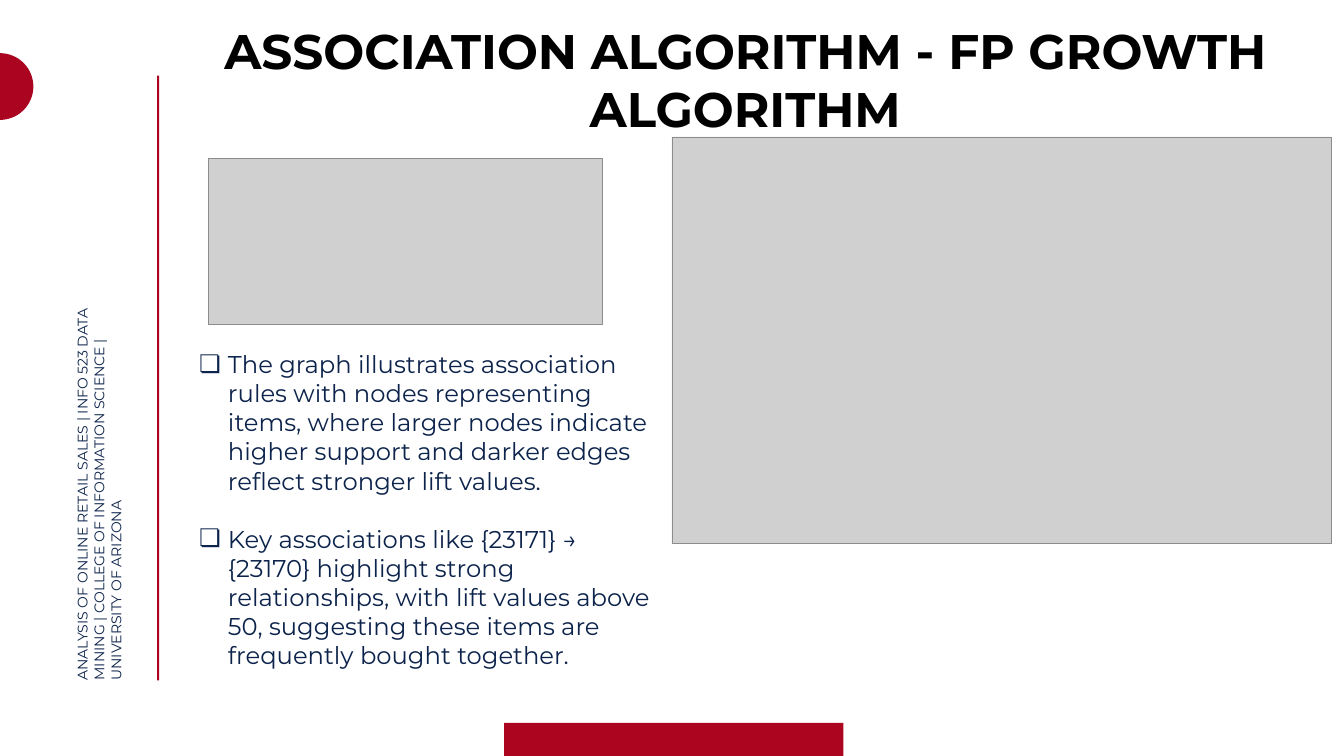
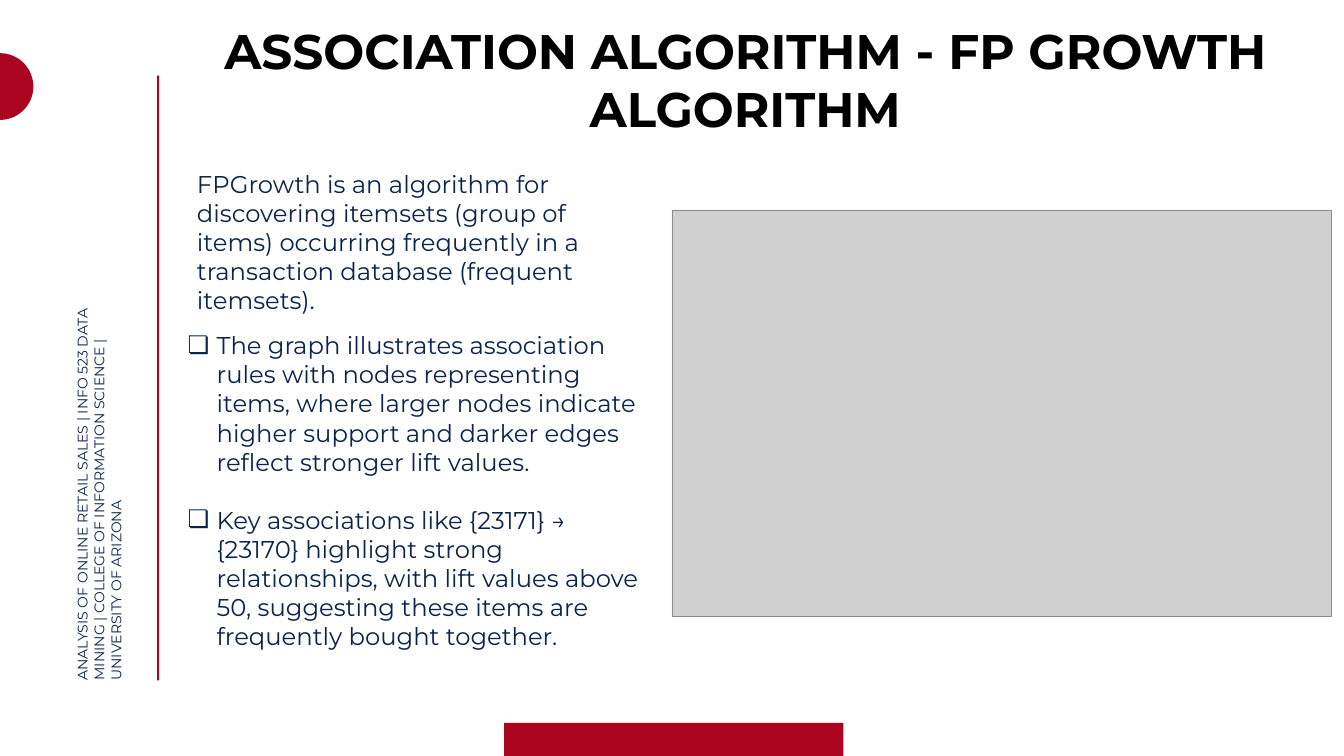
Before and after one commit to praagnya08/INFO-523, a slide deck: slide 18 of INFO 523 DATA MINING PRESENTATION GROUP 6.pptx (slide 15 before the commit). Drawn at 1344x756 pixels with LibreOffice and Linux fonts; fonts in the diff are those of the drawing; grey boxes stand for pictures; background and template pictures are left out. Boxes give left, top, right and bottom in pixels: in the first picture for what was removed or moved away, otherwise in the second. Text is boxed around its words. In the diff, an @@ line names an element or a change of style, - is before the commit and + after.

```diff
--- a/INFO 523 DATA MINING PRESENTATION GROUP 6.pptx
+++ b/INFO 523 DATA MINING PRESENTATION GROUP 6.pptx
@@ text added at <box>197,175,579,314</box>, 26 pt, text #0C234B @@
+FPGrowth is an algorithm for discovering itemsets (group of items) occurring frequently in a transaction database (frequent itemsets).
@@ picture removed at <box>208,159,602,325</box> @@
@@ picture: place and size @@
-picture at <box>672,137,1331,544</box>
+picture at <box>672,210,1331,616</box>
@@ text "The graph illustrates association rules ...": place and size @@
-text "The graph illustrates association rules ..." at <box>228,355,649,669</box>
+text "The graph illustrates association rules ..." at <box>217,336,638,650</box>
```
Also in this commit, not shown: 6 other slides changed, 5 slides added.
